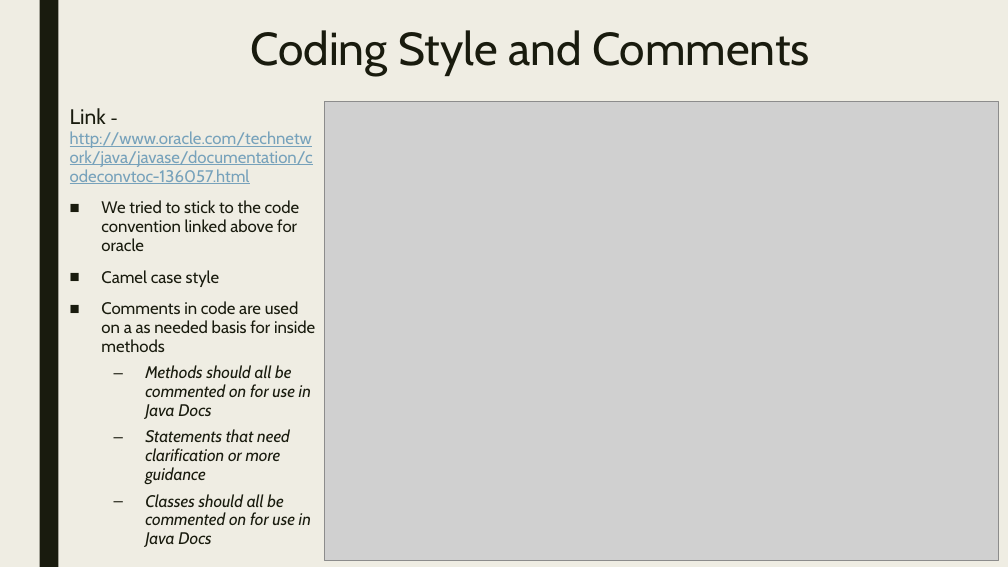
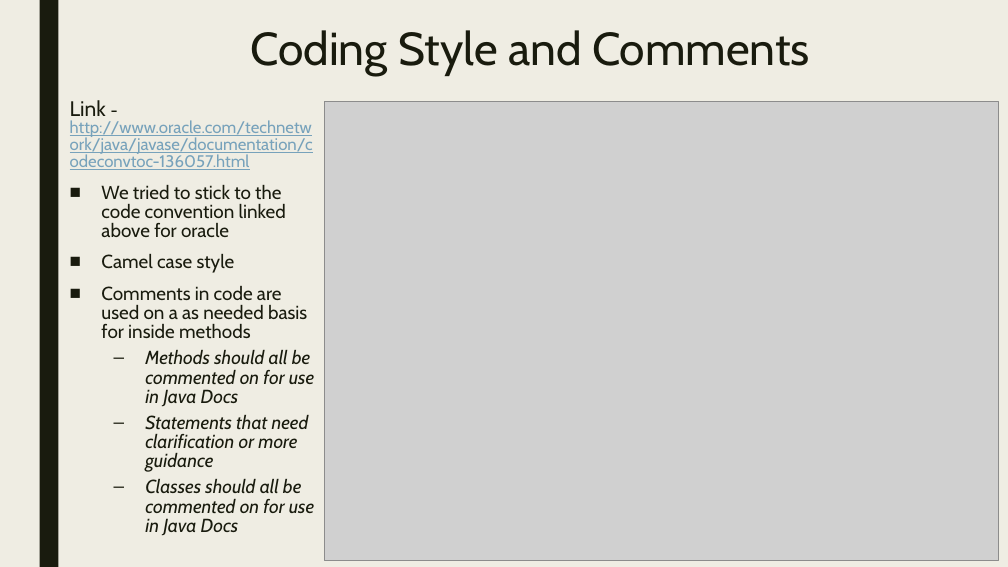
Before and after one commit to t3421/3354-Team-1, a slide deck: slide 6 of Team-1.pptx. Drawn at 1008x567 pixels with LibreOffice and Linux fonts; fonts in the diff are those of the drawing; grey boxes stand for pictures. Boxes give left, top, right and bottom in pixels: in the first picture for what was removed or moved away, otherwise in the second. Text is boxed around its words. In the diff, an @@ line names an element or a change of style, - is before the commit and + after.

```diff
--- a/Team-1.pptx
+++ b/Team-1.pptx
@@ text "Link - http://www.oracle.com/technetwork/java/javase/documen ..." at (x1=70, y1=100, x2=314, y2=535): size 16 to 18 pt in "We tried to stick to the code ...", "Camel case style", "Comments in code are used on a ...", "Methods should all be commented on for ..." and 2 more places; line spacing 0.94 to 0.84 @@
```
Also in this commit, not shown: 1 other slide changed, 1 slide added, 1 slide removed, 1 other file.
